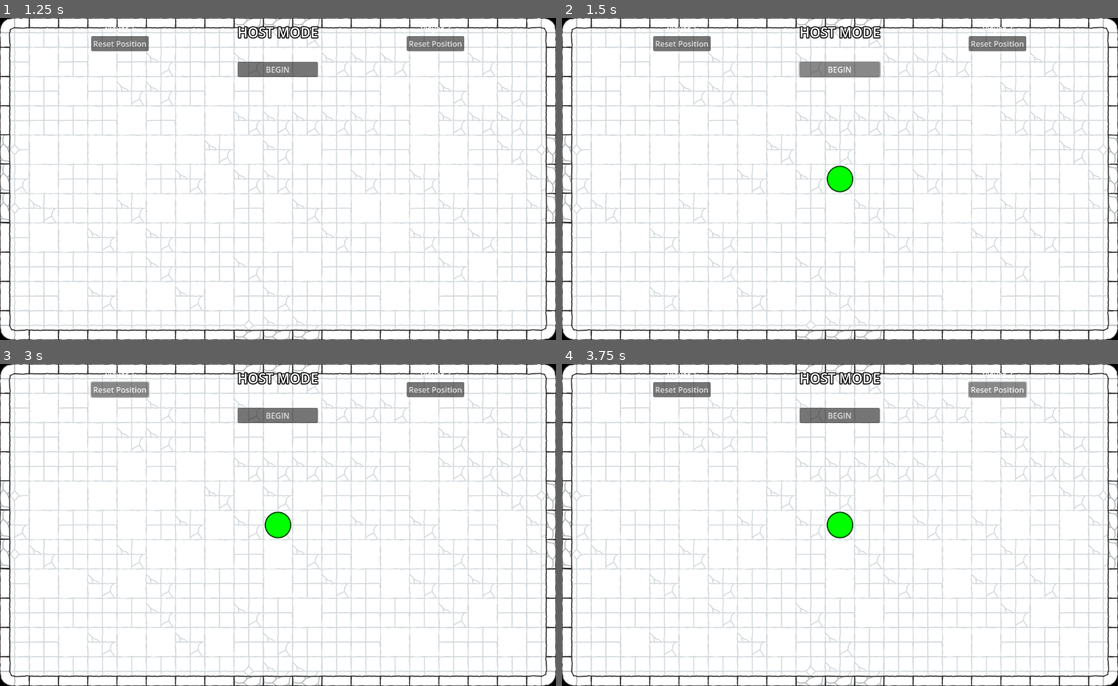
Above: before the commit, frames 1-4 (two rows, left to right).
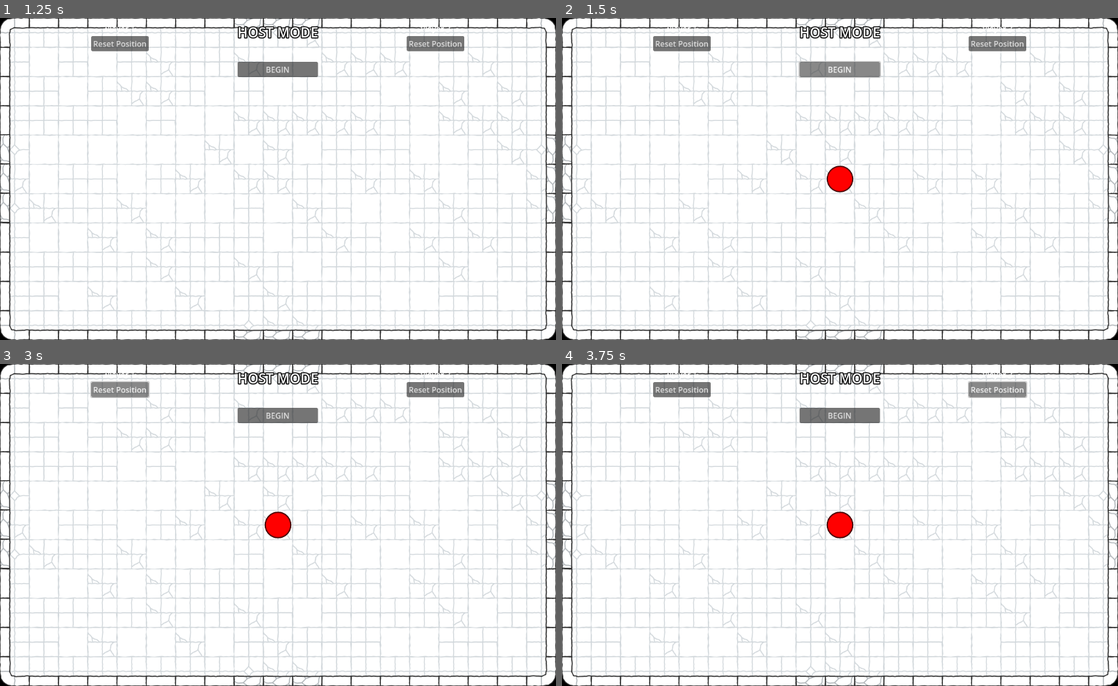
Above: after the commit, the same moments.

Repository: Tohzt/Dungeon-Strikers-2D
Game: Godot game, scene res://Main Menu/Main Menu.tscn
The game is run twice, just before and just after one commit, with the same random seed, the same clock (stepped at 60 frames per second) and the same inputs.
Inputs:
- Up to frame 1 (1.25 s): click "Quick Play" at 0.5 s
- Up to frame 2 (1.5 s): click "BEGIN" at 1.25 s
- Up to frame 3 (3 s): click "BEGIN" at 2 s; click "Reset Position" at 2.75 s
- Up to frame 4 (3.75 s): click "Reset Position" at 3.5 s

Frame 1 is identical in both runs. In frame 2, 0.3% of the frame differs, in the area x 47-53%, y 45-55%; in frame 3, 0.3%; in frame 4, 0.3%.
Error in both runs: Out of bounds get index '0' (on base: 'Array[int]') (res://Game/host_ui.gd:9)

Commit message:
ball takes player color

Diff:
--- a/Ball/ball.gd
+++ b/Ball/ball.gd
@@ -9,6 +9,7 @@
 var color_medium: Color = Color.YELLOW
 var color_fast: Color = Color.ORANGE
 var color_max: Color = Color.RED
+var color_cur: Color = Color.RED
 var speed_medium_threshold: float = max_ball_speed * 0.3
 var speed_fast_threshold: float = max_ball_speed * 0.6
 
@@ -25,7 +26,8 @@
 
 
 func _process(_delta: float) -> void:
-	_update_ball_color(linear_velocity.length())
+	$Sprite2D.modulate = color_cur
+	#_update_ball_color(linear_velocity.length())
 
 func _physics_process(_delta: float) -> void:
 	if linear_velocity.length() > max_ball_speed:
--- a/Player/Attack/player_attack.gd
+++ b/Player/Attack/player_attack.gd
@@ -62,7 +62,9 @@
 		body.take_damage.rpc(attack_power,attack_direction)
 
 	if body is BallClass:
-		body.apply_central_force(attack_direction * attack_power * 100)
+		body.color_cur = Attacker.Sprite.modulate
+		var _dir = (body.global_position - global_position).normalized()
+		body.apply_central_force(_dir * attack_power * 100)
 
 	if body is DoorClass:
 		body.under_attack = true
